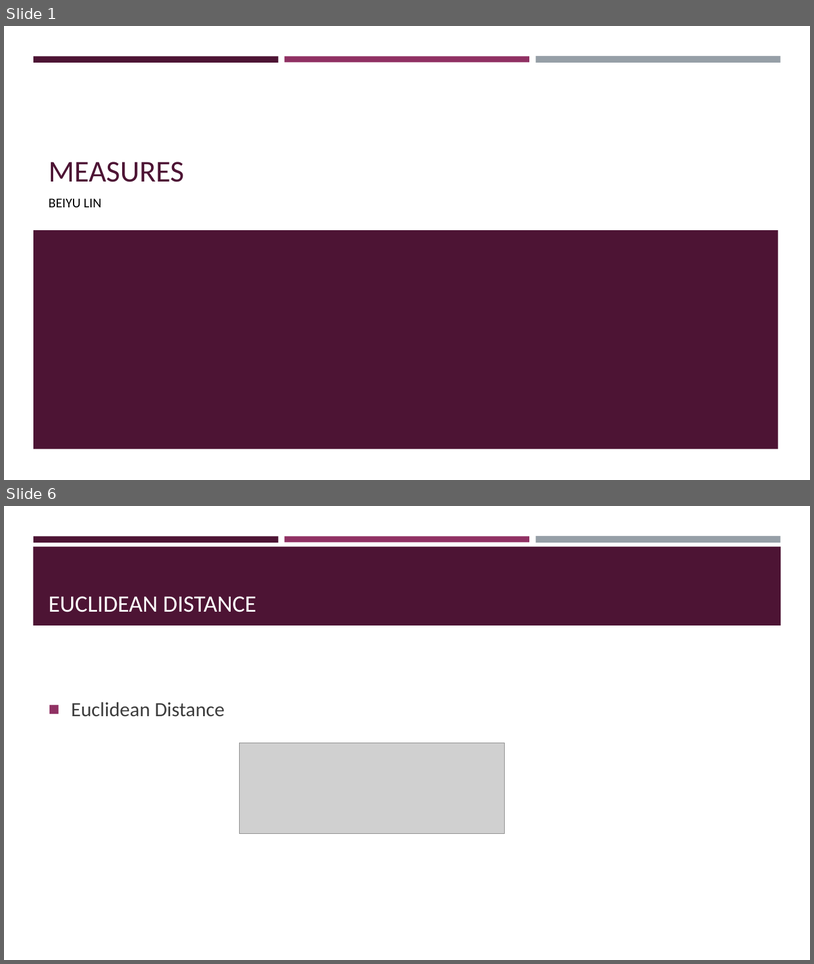
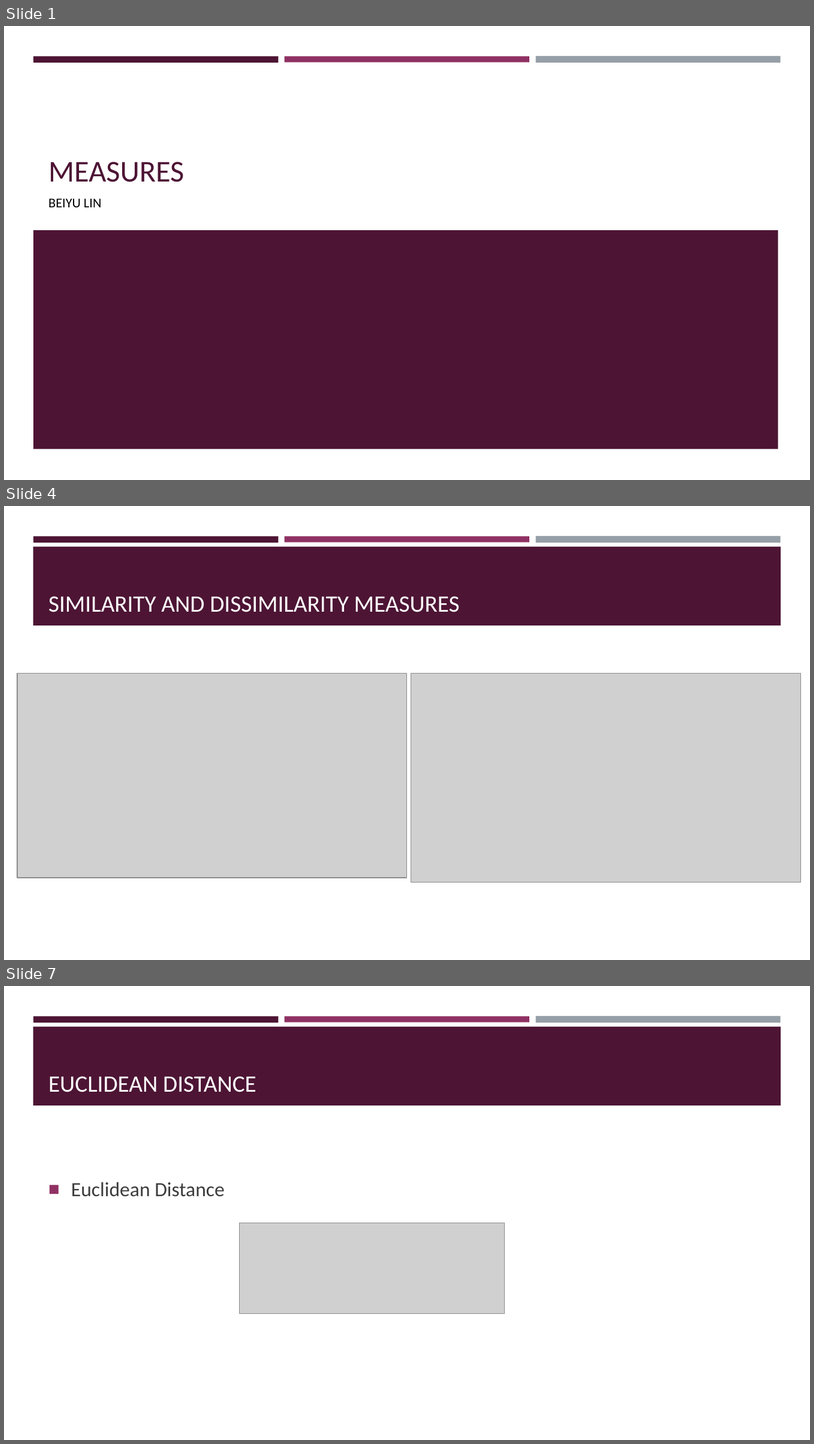
Before and after one commit to BeiyuLinCS/beiyulin.github.io, a slide deck: teach/fall_21/slides/ds_4.pptx. Shown one above the other, each under a label of ours: slides 1 and 6 before the commit, slides 1, 4 and 7 after it; the slides between them are not shown. The pictures are 814x964 and 814x1444 pixels, drawn with LibreOffice and Linux fonts; fonts in the diff are those of the drawing; grey boxes stand for pictures. Boxes give left, top, right and bottom in pixels: in the first picture for what was removed or moved away, otherwise in the second. Text is boxed around its words. In the diff, an @@ line names an element or a change of style, - is before the commit and + after.

```diff
--- a/teach/fall_21/slides/ds_4.pptx
+++ b/teach/fall_21/slides/ds_4.pptx
@@ slide 4 added at bbox=[4, 506, 810, 960], background #FFFFFF; not listed: 4 template elements that a slide beside it also shows @@
@@ title added at bbox=[48, 596, 460, 612], 28 pt, text #FFFFFF @@
+SIMILARITY AND DISSIMILARITY MEASURES
@@ picture added at bbox=[17, 673, 408, 878] @@
@@ picture added at bbox=[411, 673, 801, 882] @@
@@ what was slide 6 is now slide 7 @@
```
Also in this commit, not shown: 12 slides changed, 18 slides removed, 10 other files.
